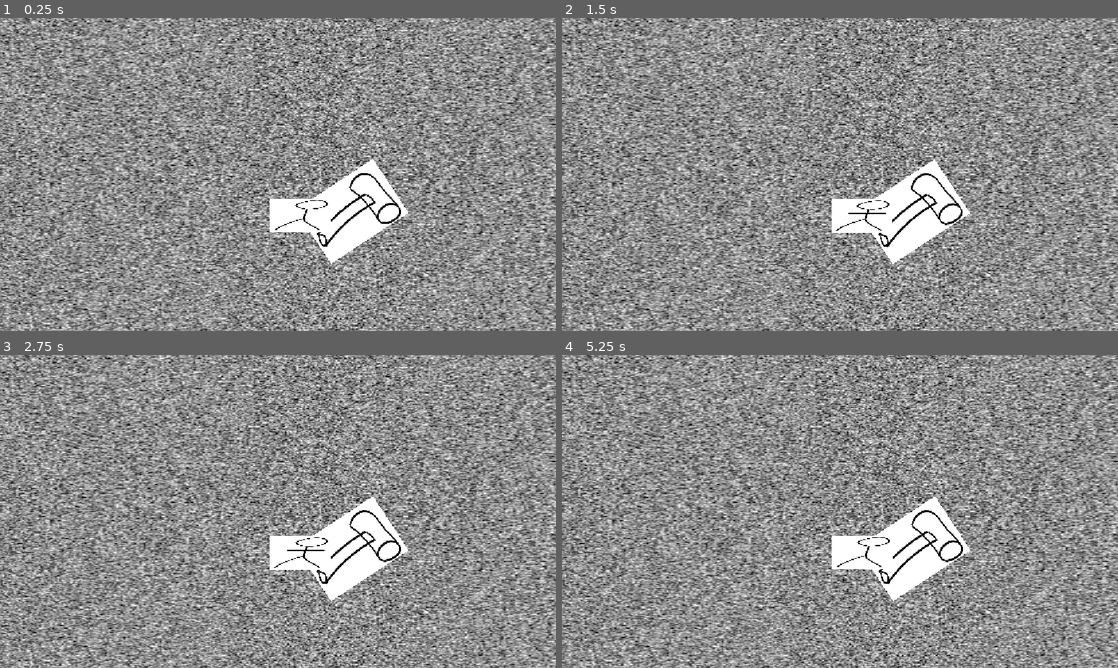
Above: before the commit, frames 1-4 (two rows, left to right).
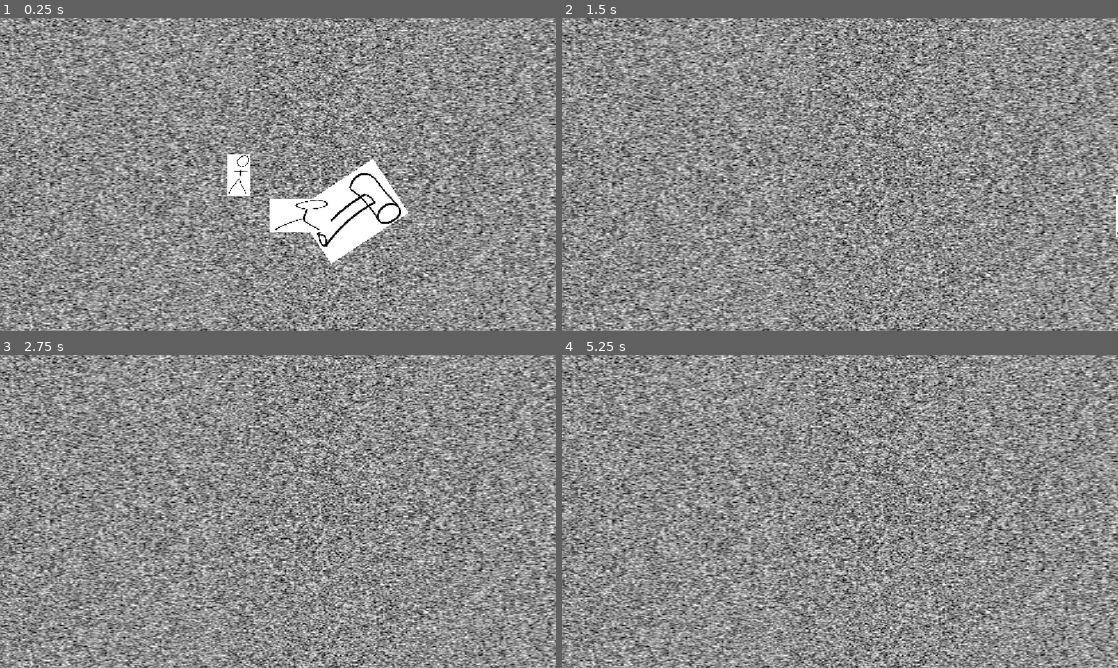
Above: after the commit, the same moments.

Repository: ryantheking603/VerySeriousGameJamGame
Game: Godot game, scene res://root.tscn
Two runs of this game, one before a commit and one after it. Both use one fixed random seed, a clock stepped at 60 frames per second and the inputs below.
Inputs:
- Up to frame 1 (0.25 s): no input
- Up to frame 2 (1.5 s): tap Enter at 0.5 s; tap S (down2) at 0.6 s; tap A (left2) at 1.35 s
- Up to frame 3 (2.75 s): tap Space at 2 s; tap D (right2) at 2.1 s
- Up to frame 4 (5.25 s): tap Enter at 2.75, 4.25 s; tap Q (rotateccw) at 2.85 s; tap Space at 3.5, 5 s; tap E (rotatecw) at 3.6 s; tap T (throw) at 4.35 s; tap W (up2) at 5.1 s

The runs differ from the first frame. In frame 1, 0.5% of the frame differs, in the area x 40-45%, y 43-57%; in frame 2, 4.1%, in the area x 48-100%, y 45-79%; in frame 3, 4.0%; in frame 4, 4.0%.

Commit message:
Enemy start
Very rough enemy implementation start

Diff:
--- a/character_body_2d.gd
+++ b/character_body_2d.gd
@@ -16,6 +16,7 @@
 @export var rotation_accel = 10
 
 func _ready() -> void:
+	NodeRefs.player_ref = self
 	my_weapon = $hammerProjectile
 	original_offset = my_weapon.position
 	original_rotation = my_weapon.rotation
--- /dev/null
+++ b/enemy.gd
@@ -0,0 +1,10 @@
+extends CharacterBody2D
+
+var speed = 10
+var target = null;
+
+func _ready() -> void:
+	target = NodeRefs.player_ref
+
+func _physics_process(delta):
+	position += (target.position - position)/speed
--- /dev/null
+++ b/node_refs.gd
@@ -0,0 +1,3 @@
+extends Node
+
+var player_ref
--- a/project.godot
+++ b/project.godot
@@ -14,6 +14,10 @@
 run/main_scene="res://root.tscn"
 config/features=PackedStringArray("4.7", "Forward Plus")
 config/icon="res://icon.svg"
+
+[autoload]
+
+NodeRefs="*uid://dgqe817688rcx"
 
 [display]
 
--- a/root.tscn
+++ b/root.tscn
@@ -4,6 +4,7 @@
 [ext_resource type="Texture2D" uid="uid://cmhdqeug4lfli" path="res://img/main_char/temp.jpg" id="2_pyidc"]
 [ext_resource type="Script" uid="uid://bknu6daudhhb7" path="res://character_body_2d.gd" id="2_vvh5c"]
 [ext_resource type="PackedScene" uid="uid://ccpdax6ahjugx" path="res://hammer_projectile.tscn" id="4_28aoi"]
+[ext_resource type="Script" uid="uid://b4expi1d5b81c" path="res://enemy.gd" id="5_jnlp7"]
 
 [sub_resource type="SpriteFrames" id="SpriteFrames_71ww8"]
 animations = [{
@@ -18,6 +19,9 @@
 
 [sub_resource type="RectangleShape2D" id="RectangleShape2D_81ajq"]
 size = Vector2(247.76942, 156.69598)
+
+[sub_resource type="RectangleShape2D" id="RectangleShape2D_ynmd1"]
+size = Vector2(52, 49)
 
 [node name="root" type="Node2D" unique_id=696447183]
 
@@ -48,3 +52,14 @@
 z_index = 3
 scale = Vector2(0.9999995, 1)
 shape = SubResource("RectangleShape2D_81ajq")
+
+[node name="Enemy" type="CharacterBody2D" parent="." unique_id=1881093962]
+script = ExtResource("5_jnlp7")
+
+[node name="CollisionShape2D" type="CollisionShape2D" parent="Enemy" unique_id=1008793834]
+scale = Vector2(1, 1.97)
+shape = SubResource("RectangleShape2D_ynmd1")
+
+[node name="Sprite2D" type="Sprite2D" parent="Enemy" unique_id=1728009620]
+scale = Vector2(0.19, 0.19)
+texture = ExtResource("2_pyidc")
Not shown, added: enemy.gd.uid
Not shown, added: node_refs.gd.uid
